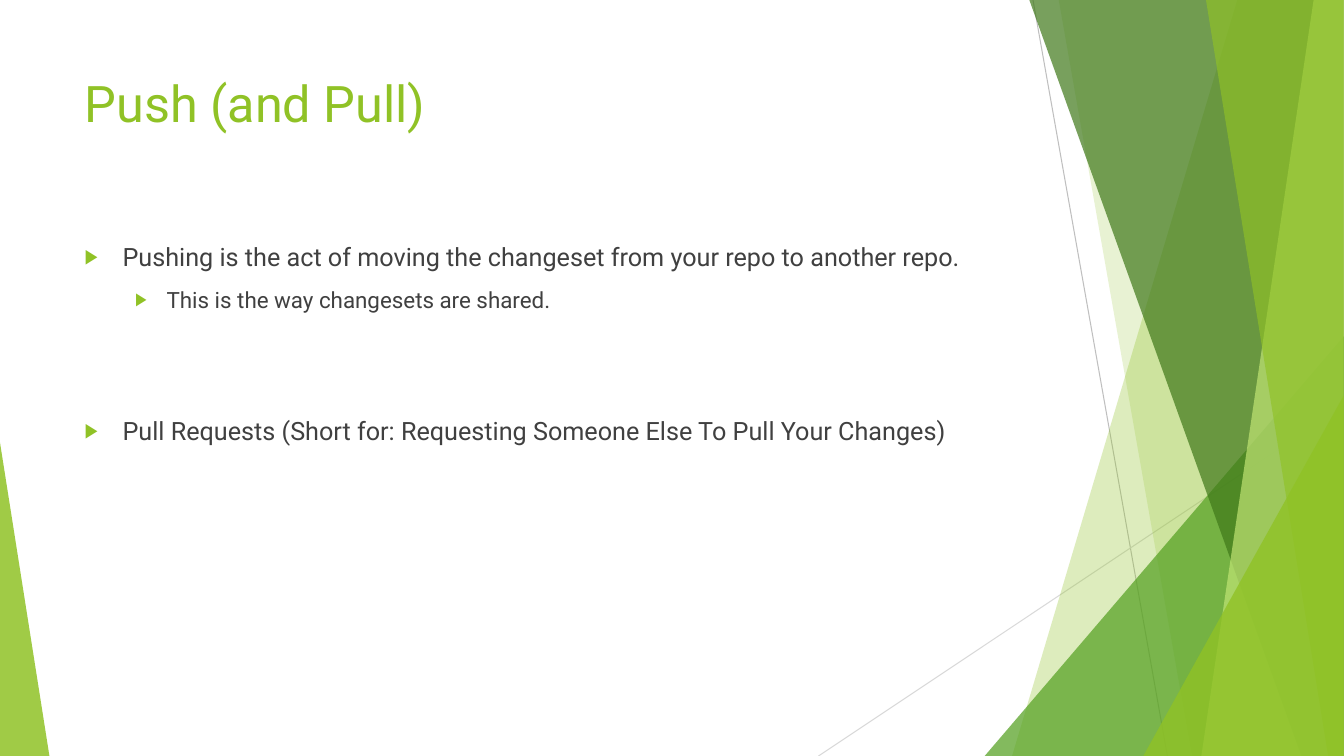
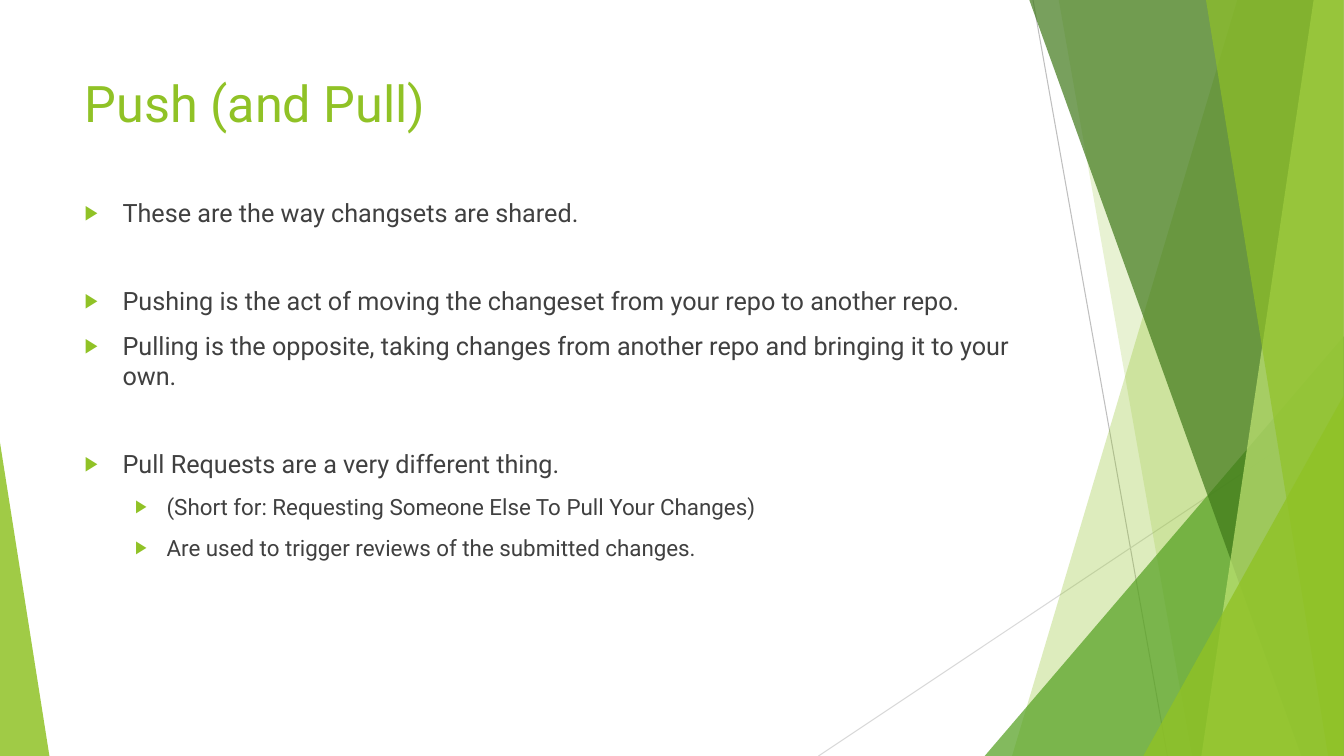
Before and after one commit to sethkaz/git-presentation, a slide deck: slide 16 of Git and LV.pptx. Drawn at 1344x756 pixels with LibreOffice and Linux fonts; fonts in the diff are those of the drawing. Boxes give left, top, right and bottom in pixels: in the first picture for what was removed or moved away, otherwise in the second. Text is boxed around its words. In the diff, an @@ line names an element or a change of style, - is before the commit and + after.

```diff
--- a/Git and LV.pptx
+++ b/Git and LV.pptx
@@ text at <box>123,203,578,228</box>: paragraph added @@
+▶ These are the way changsets are shared.
@@ text at <box>123,336,1009,561</box>: text changed @@
-  ▶ This is the way changesets are shared.
-▶ Pull Requests (Short for: Requesting Someone Else To Pull Your Changes)
+▶ Pulling is the opposite, taking changes from another repo and bringing it to your own.
+▶ Pull Requests are a very different thing.
+  ▶ (Short for: Requesting Someone Else To Pull Your Changes)
+  ▶ Are used to trigger reviews of the submitted changes.
```
Also in this commit, not shown: 5 other slides changed.
